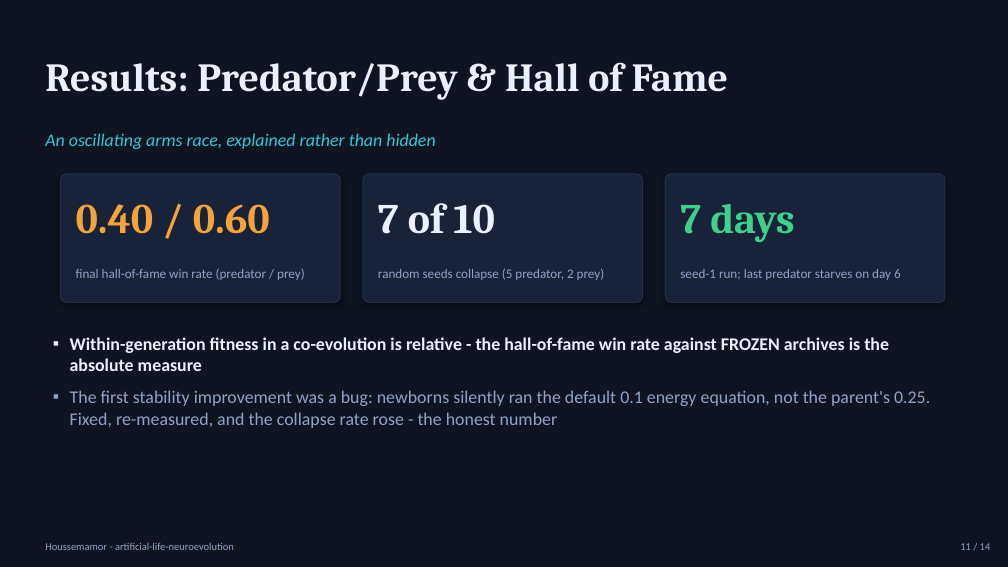
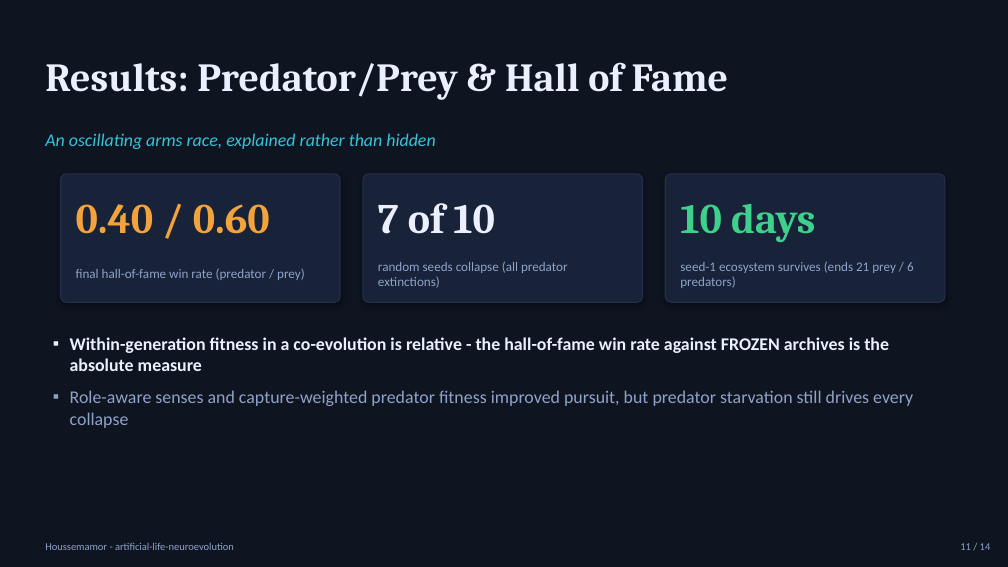
Before and after one commit to Houssemamor/ARTIFICIAL-LIFE-Simulation-Using-Neuroevolution-and-Genetic-Algorithms, a slide deck: slide 11 of docs/presentation_deck.pptx. Drawn at 1008x567 pixels with LibreOffice and Linux fonts; fonts in the diff are those of the drawing. Boxes give left, top, right and bottom in pixels: in the first picture for what was removed or moved away, otherwise in the second. Text is boxed around its words. In the diff, an @@ line names an element or a change of style, - is before the commit and + after.

Commit message:
feat(coevolution): add role-specific predator incentives and refresh ecosystem artifacts - add optional prey/predator fitness weight overrides and apply them in coevolution and ecosystem fitness updates - tune predator_prey config to weight captures more heavily for predators - rerun coevolution, ecosystem, stability sweep, and showcase under the new incentives; rebuild dashboard/deck and update docs to match - fix minor lint issues and generalization dashboard wording/tests; update local test-count reporting to 307

```diff
--- a/docs/presentation_deck.pptx
+++ b/docs/presentation_deck.pptx
@@ text at [680,204,815,242]: text changed @@
-7 days
+10 days
@@ text at [378,261,568,288]: text changed @@
-random seeds collapse (5 predator, 2 prey)
+random seeds collapse (all predator extinctions)
@@ text at [680,261,914,288]: text changed @@
-seed-1 run; last predator starves on day 6
+seed-1 ecosystem survives (ends 21 prey / 6 predators)
@@ text at [70,390,913,428]: text changed @@
-▪ The first stability improvement was a bug: newborns silently ran the default 0.1 energy equation, not the parent's 0.25. Fixed, re-measured, and the collapse rate rose - the honest number
+▪ Role-aware senses and capture-weighted predator fitness improved pursuit, but predator starvation still drives every collapse
```
Also in this commit, not shown: 2 other slides changed, 14 other files.
